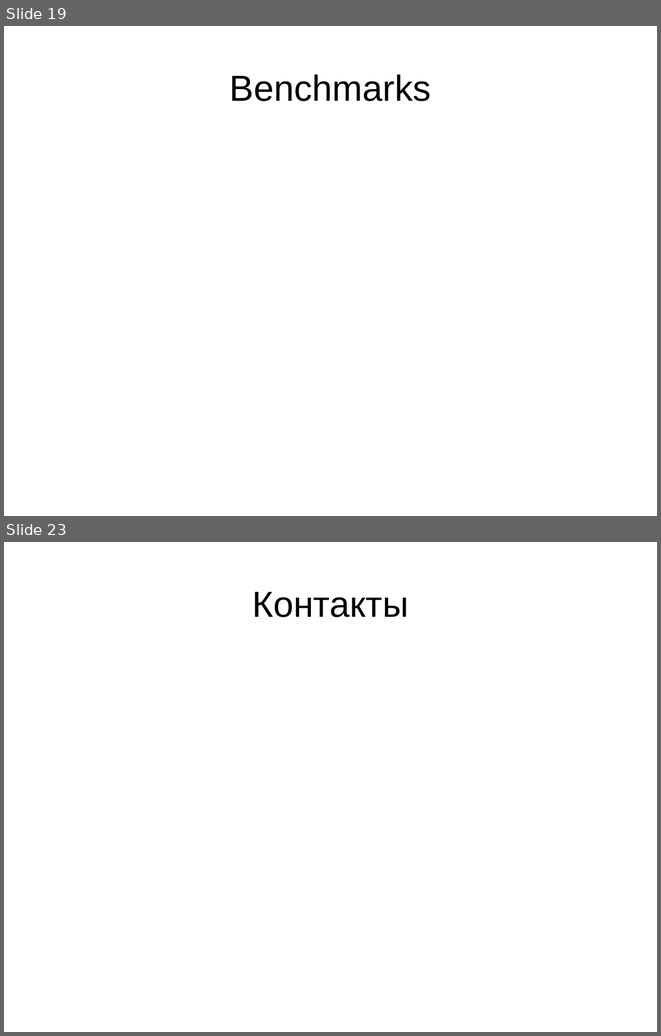
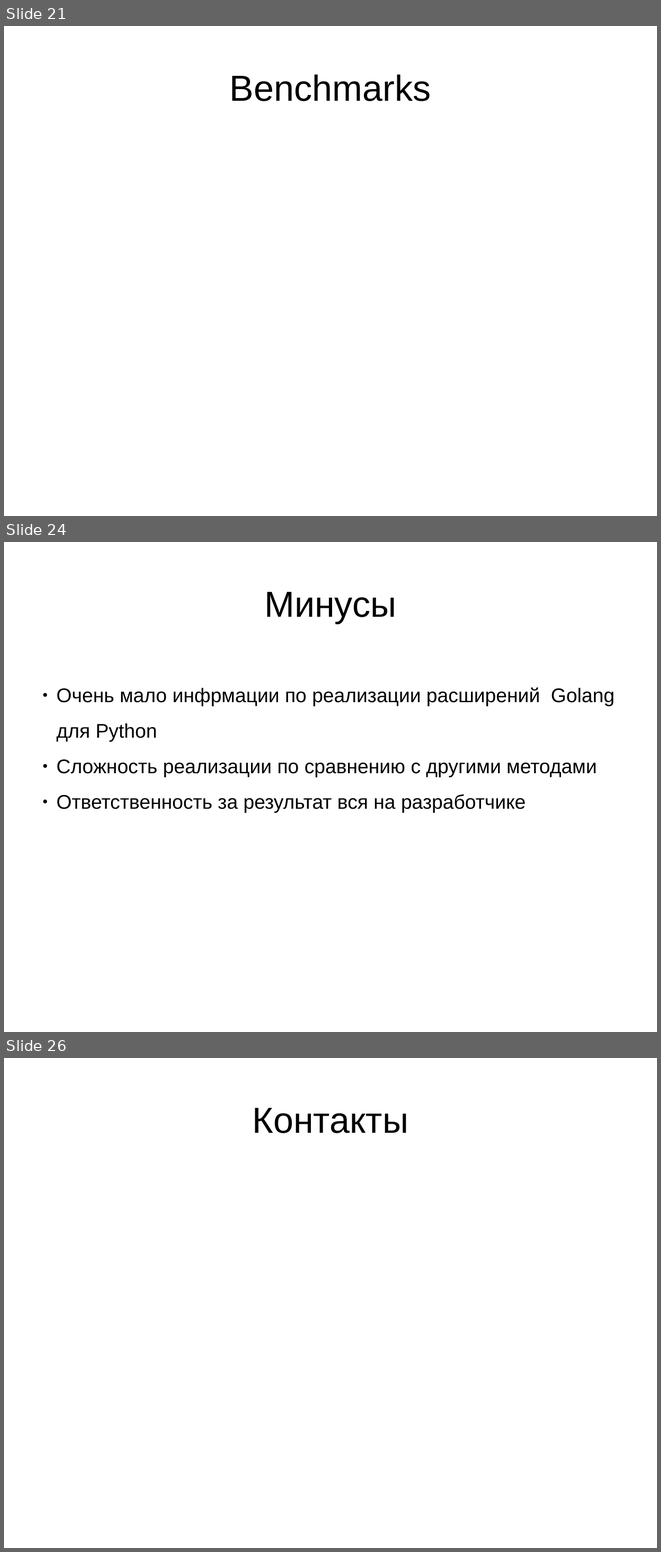
Before and after one commit to deslum/gopipe, a slide deck: presentation.odp. Shown one above the other, each under a label of ours: slides 19 and 23 before the commit, slides 21, 24 and 26 after it; the slides between them are not shown. The pictures are 661x1036 and 661x1552 pixels, drawn with LibreOffice and Linux fonts; fonts in the diff are those of the drawing. Boxes give left, top, right and bottom in pixels: in the first picture for what was removed or moved away, otherwise in the second. Text is boxed around its words. In the diff, an @@ line names an element or a change of style, - is before the commit and + after.

```diff
--- a/presentation.odp
+++ b/presentation.odp
@@ slide 24 added at <box>4,542,657,1032</box>, background #FFFFFF @@
@@ title added at <box>264,592,396,623</box>, 44 pt, text #000000 @@
+Минусы
@@ text added at <box>56,687,615,813</box>, 24 pt, text #000000 @@
+● Очень мало инфрмации по реализации расширений Golang для Python
+● Сложность реализации по сравнению с другими методами
+● Ответственность за результат вся на разработчике
@@ what was slide 19 is now slide 21 @@
@@ what was slide 23 is now slide 26 @@
```
Also in this commit, not shown: 8 slides changed, 11 other slides added, 9 slides removed, 9 other files.
